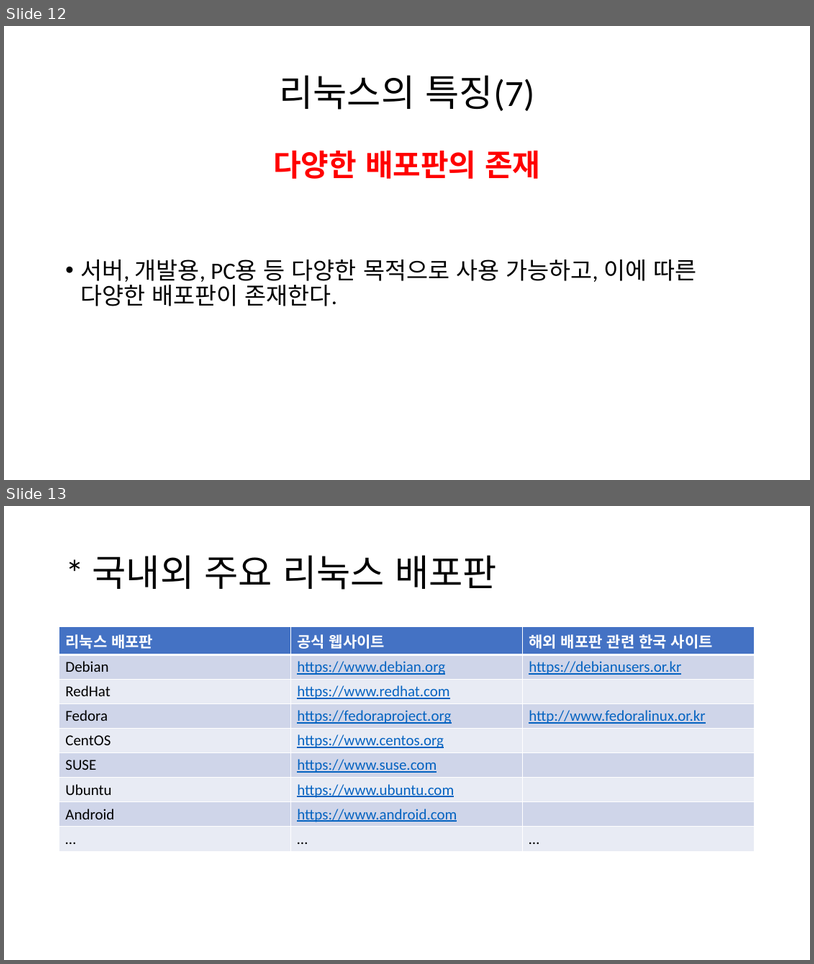
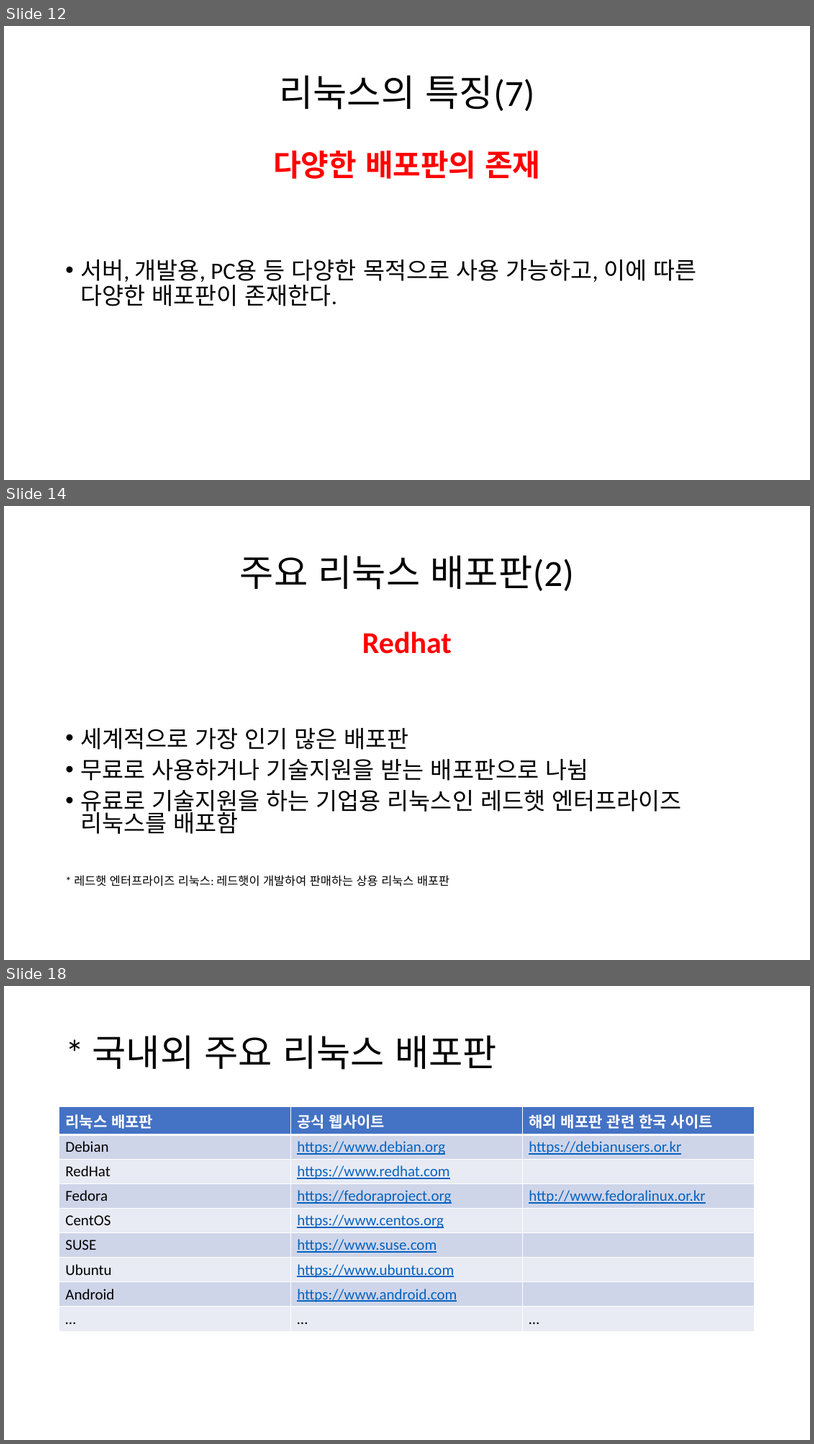
Before and after one commit to Runtym/osf-homework, a slide deck: src/kimbongkook/Linux.pptx. Shown one above the other, each under a label of ours: slides 12 and 13 before the commit, slides 12, 14 and 18 after it; the slides between them are not shown. The pictures are 814x964 and 814x1444 pixels, drawn with LibreOffice and Linux fonts; fonts in the diff are those of the drawing. Boxes give left, top, right and bottom in pixels: in the first picture for what was removed or moved away, otherwise in the second. Text is boxed around its words. In the diff, an @@ line names an element or a change of style, - is before the commit and + after.

```diff
--- a/src/kimbongkook/Linux.pptx
+++ b/src/kimbongkook/Linux.pptx
@@ slide 14 added at [4, 506, 810, 960], background #FFFFFF @@
@@ title added at [240, 555, 574, 591], 44 pt, text #000000 @@
+주요 리눅스 배포판(2)
@@ text added at [74, 631, 682, 886], 28 pt, text #000000 @@
+Redhat
+• 세계적으로 가장 인기 많은 배포판
+• 무료로 사용하거나 기술지원을 받는 배포판으로 나뉨
+• 유료로 기술지원을 하는 기업용 리눅스인 레드햇 엔터프라이즈 리눅스를 배포함
+* 레드햇 엔터프라이즈 리눅스: 레드햇이 개발하여 판매하는 상용 리눅스 배포판
@@ what was slide 13 is now slide 18 @@
```
Also in this commit, not shown: 4 other slides added.
